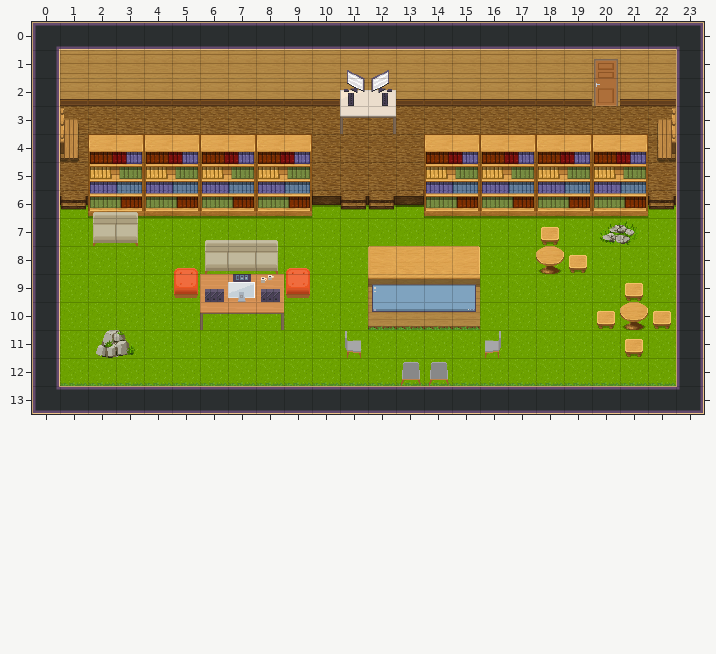
An edit to a level. Tiled map (JSON), conference.tmj. This is how it looked before the edit.
Cells are 32x32 px. Shown: x 0..23, y 0..13.
Once edited:
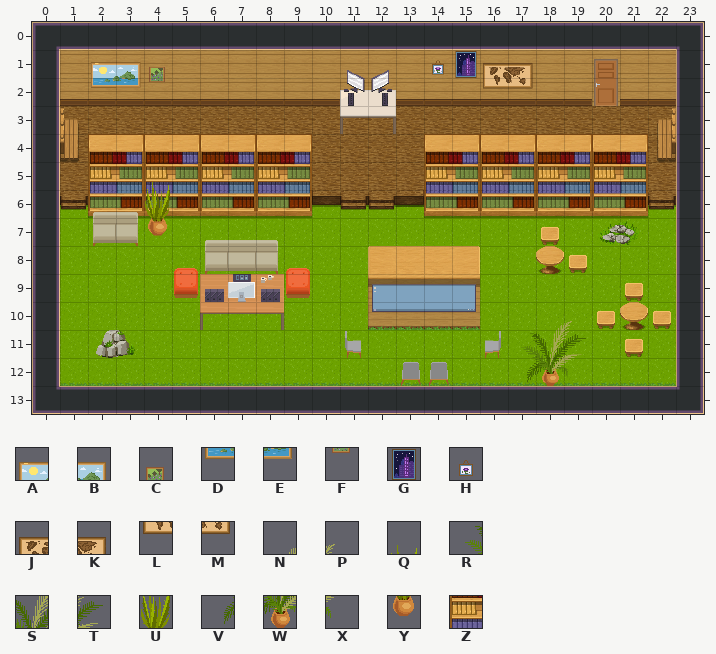
Key: from "WA_Decoration": A 6, B 7, C 11, D 18, E 19, F 23, G 26, H 27, J 30, K 31, L 42, M 43, N 61, P 62, Q 64, R 72, S 73, T 74, U 76, V 84, W 85, X 86, Y 88; from "WA_Other_Furniture": Z 34.
_ is an empty cell.
Tiles of an added or newly shown layer are drawn over the layers below it.
The edit:
Layer "furniture/furniture1":
The edit adds tile A in row 1 at x 2.
The edit adds tile B in row 1 at x 3.
The edit adds tile C in row 1 at x 4.
The edit adds tile D in row 2 at x 2.
The edit adds tile E in row 2 at x 3.
The edit adds tile F in row 2 at x 4.
The edit adds tile G in row 1 at x 15.
The edit adds tile J in row 1 at x 16.
The edit adds tile K in row 1 at x 17.
The edit adds tile L in row 2 at x 16.
The edit adds tile M in row 2 at x 17.
The edit adds tile V in row 12 at x 17.
The edit adds tile W in row 12 at x 18.
The edit adds tile X in row 12 at x 19.
Layer "furniture/furniture4":
The edit adds tile H in row 1 at x 14.
Layer "furniture/furniture3":
The edit adds tile Y in row 7 at x 4.
Layer "above/above3":
The edit adds tile N in row 10 at x 18.
The edit adds tile P in row 10 at x 19.
The edit adds tile Q in row 5 at x 4.
The edit adds tile R in row 11 at x 17.
The edit adds tile S in row 11 at x 18.
The edit adds tile T in row 11 at x 19.
The edit adds tile U in row 6 at x 4.
Layer "above/Electronics":
Tile Z gives way to tile Q in row 5 at x 4.
Layer "above/Plants" (added):
The edit adds tile Q in row 5 at x 4.
